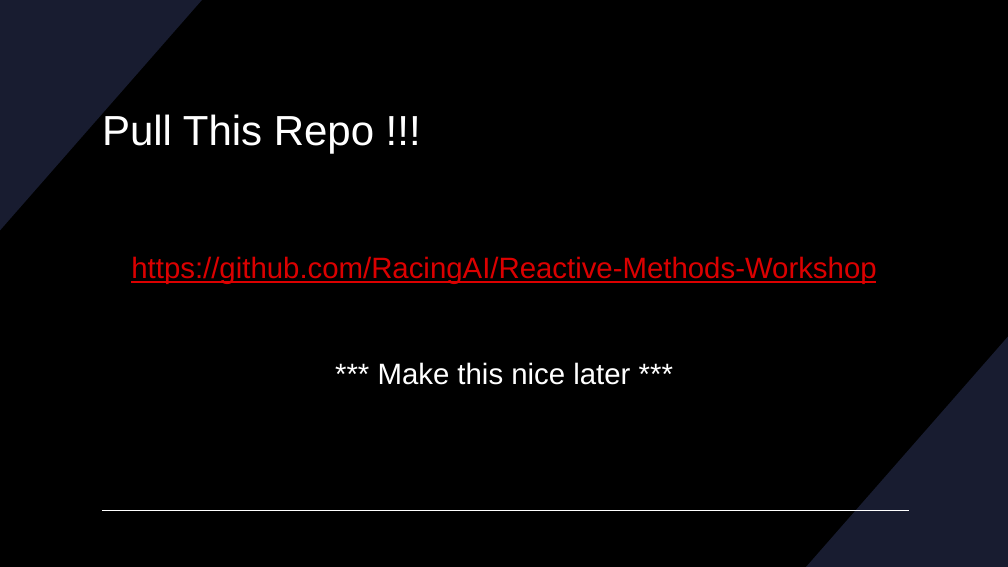
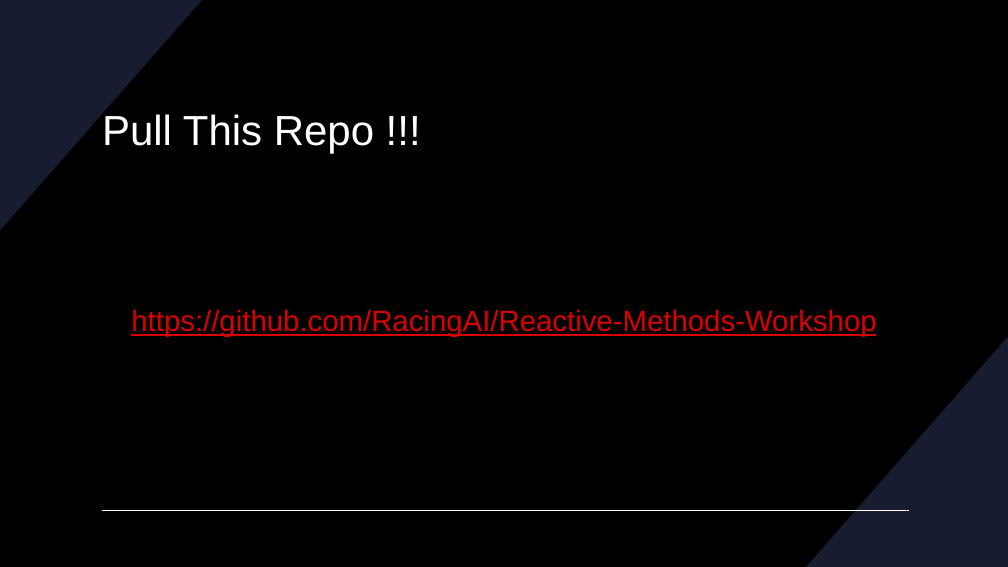
Before and after one commit to RacingAI/Reactive-Methods-Workshop, a slide deck: slide 2 of Disparity_Extender.pptx. Drawn at 1008x567 pixels with LibreOffice and Linux fonts; fonts in the diff are those of the drawing. Boxes give left, top, right and bottom in pixels: in the first picture for what was removed or moved away, otherwise in the second. Text is boxed around its words. In the diff, an @@ line names an element or a change of style, - is before the commit and + after.

```diff
--- a/Disparity_Extender.pptx
+++ b/Disparity_Extender.pptx
@@ text at [378,362,630,385]: paragraph removed @@
-*** Make this nice later ***
```
Also in this commit, not shown: 1 other slide changed.
